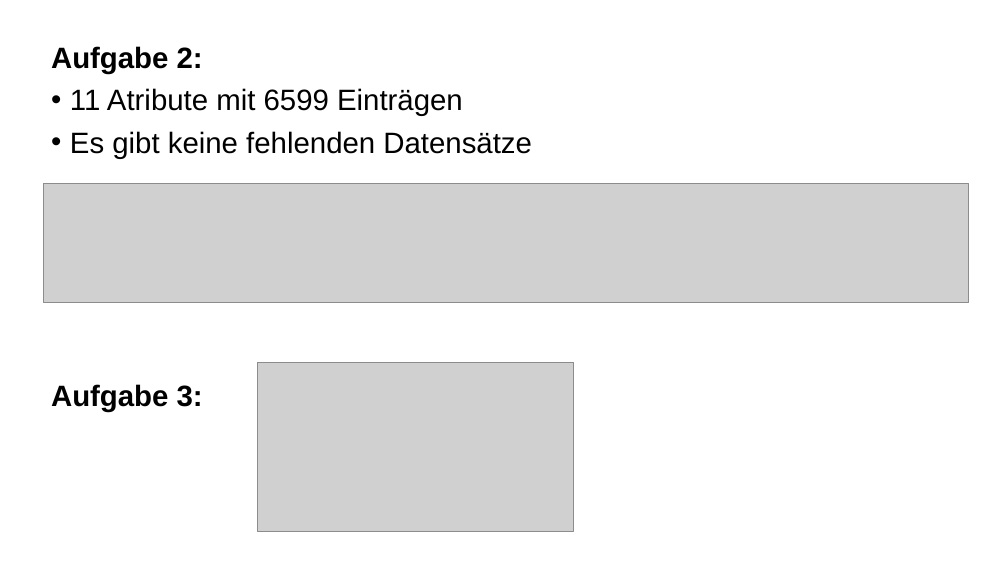
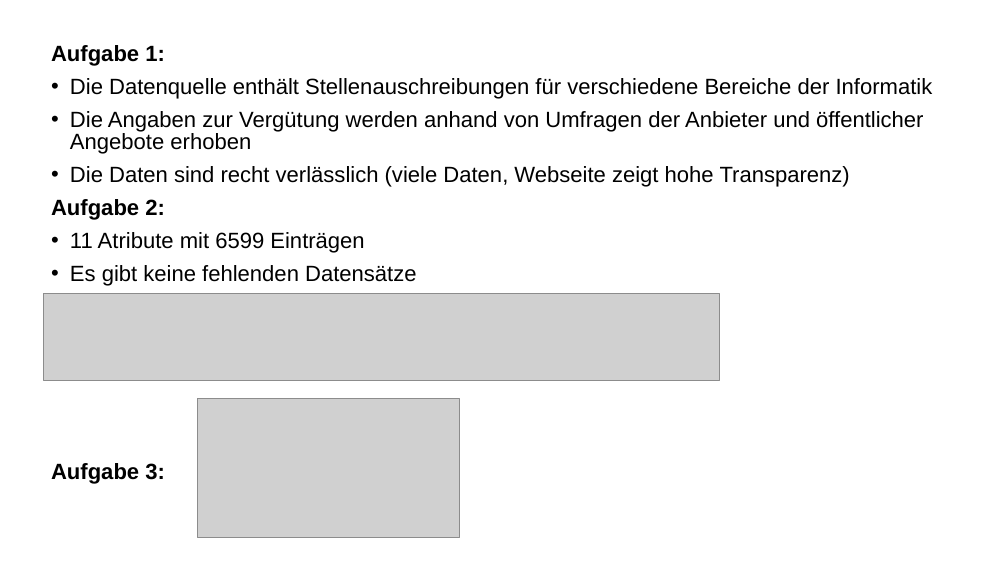
Before and after one commit to KommaTill/DASC-2025, a slide deck: slide 1 of Aufgabe1/Präsentation.pptx. Drawn at 1008x567 pixels with LibreOffice and Linux fonts; fonts in the diff are those of the drawing; grey boxes stand for pictures. Boxes give left, top, right and bottom in pixels: in the first picture for what was removed or moved away, otherwise in the second. Text is boxed around its words. In the diff, an @@ line names an element or a change of style, - is before the commit and + after.

```diff
--- a/Aufgabe1/Präsentation.pptx
+++ b/Aufgabe1/Präsentation.pptx
@@ text at (51, 45, 933, 187): paragraphs added @@
+Aufgabe 1:
+• Die Datenquelle enthält Stellenauschreibungen für verschiedene Bereiche der Informatik
+• Die Angaben zur Vergütung werden anhand von Umfragen der Anbieter und öffentlicher Angebote erhoben
+• Die Daten sind recht verlässlich (viele Daten, Webseite zeigt hohe Transparenz)
@@ text at (51, 199, 416, 484): size 28 to 21 pt in "Aufgabe 2:", "11 Atribute mit 6599 Einträgen", "Es gibt keine fehlenden Datensätze", "Aufgabe 3:"; line spacing 0.9 to 0.85 @@
@@ picture: place and size @@
-picture at (44, 184, 969, 303)
+picture at (44, 293, 720, 380)
@@ picture: place and size @@
-picture at (257, 362, 574, 531)
+picture at (197, 399, 459, 538)
```
Also in this commit, not shown: 1 other file.
